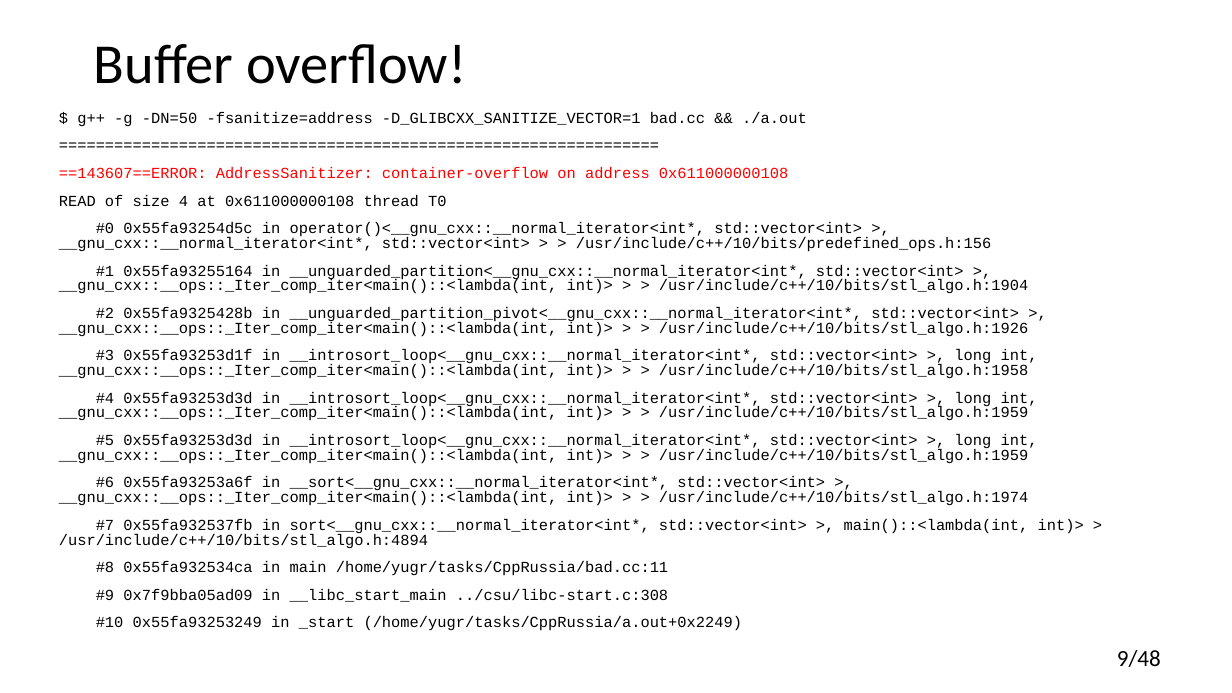
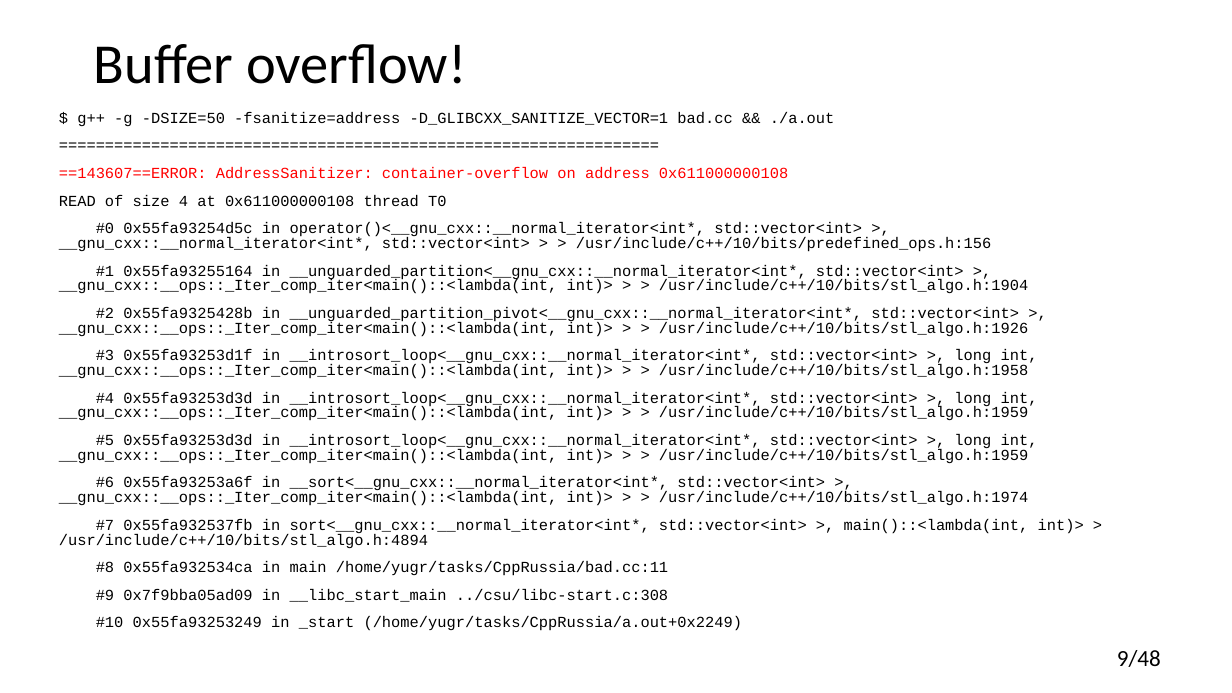
Before and after one commit to yugr/CppRussia, a slide deck: slide 9 of 2023/RU.pptx. Drawn at 1232x693 pixels with LibreOffice and Linux fonts; fonts in the diff are those of the drawing. Boxes give left, top, right and bottom in pixels: in the first picture for what was removed or moved away, otherwise in the second. Text is boxed around its words. In the diff, an @@ line names an element or a change of style, - is before the commit and + after.

```diff
--- a/2023/RU.pptx
+++ b/2023/RU.pptx
@@ text at bbox=[77, 112, 835, 126]: text changed @@
-$ g++ -g -DN=50 -fsanitize=address -D_GLIBCXX_SANITIZE_VECTOR=1 bad.cc && ./a.out
+$ g++ -g -DSIZE=50 -fsanitize=address -D_GLIBCXX_SANITIZE_VECTOR=1 bad.cc && ./a.out
```
Also in this commit, not shown: 7 other slides changed.
